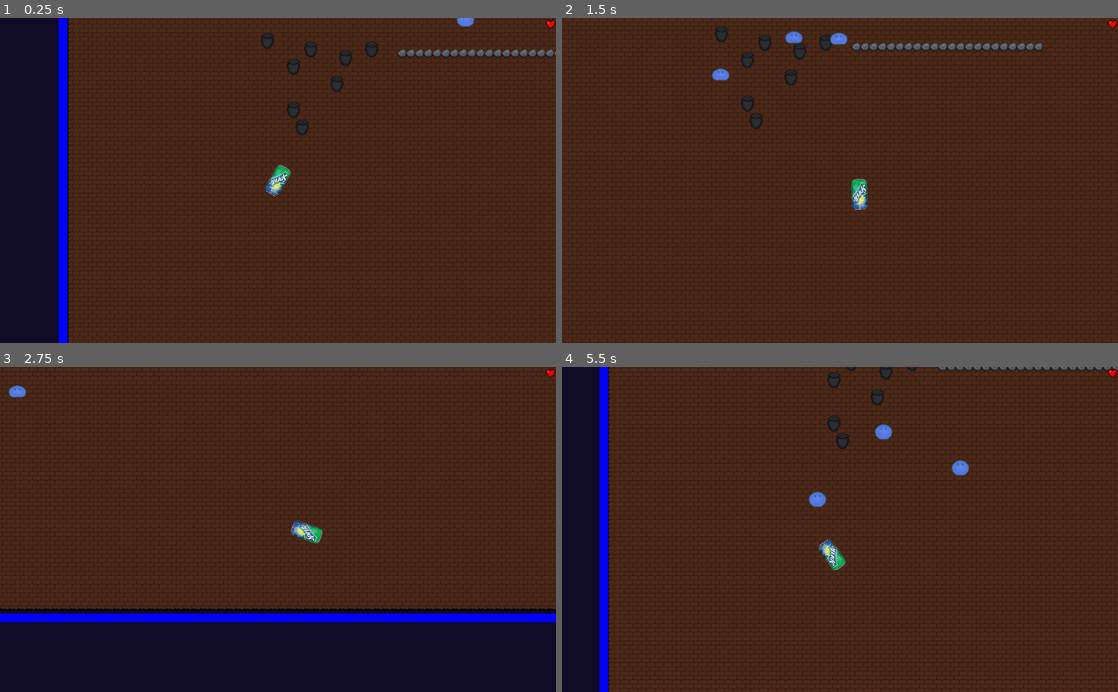
Above: before the commit, frames 1-4 (two rows, left to right).
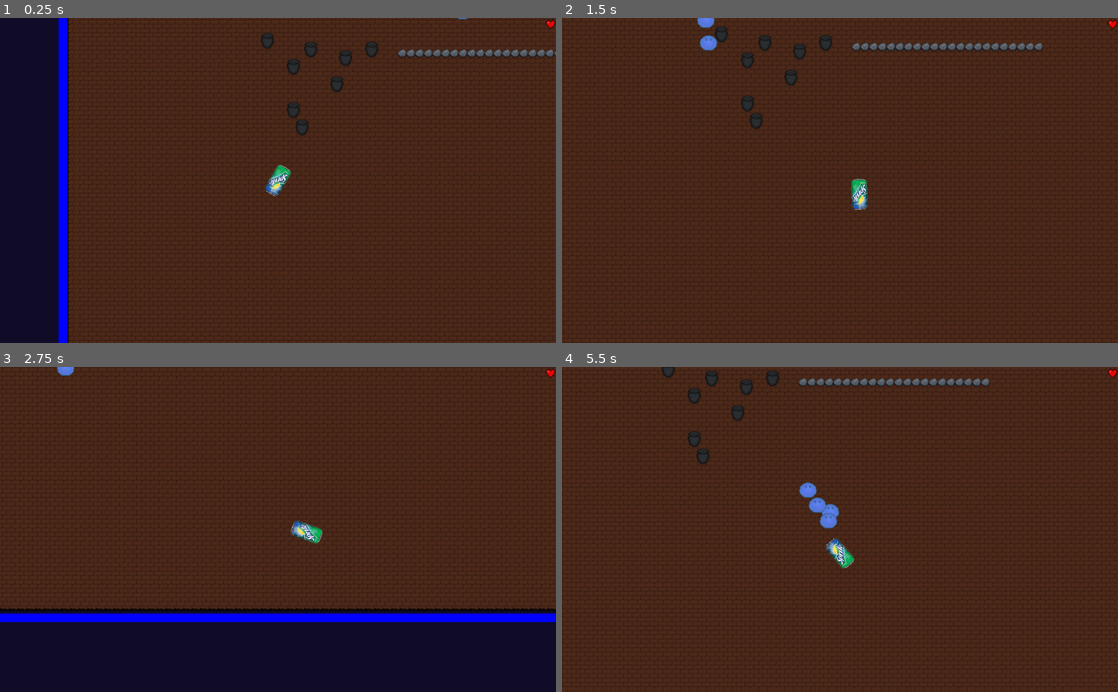
Above: after the commit, the same moments.

Repository: damejan/programowanie-gier
Game: Godot game, scene res://Levels/TestLevel.tscn
Two runs of this game, one before a commit and one after it. Both use one fixed random seed, a clock stepped at 60 frames per second and the inputs below.
Inputs (mouse positions are in pixels of both pictures, inside the frame that each line leads up to):
- Up to frame 1 (0.25 s): no input
- Up to frame 2 (1.5 s): move the mouse to (962, 164) at 0.52 s; hold D (player_right) 0.53-1.28 s; move the mouse to (728, 196) at 1.27 s; hold S (player_down) from 1.28 s (still down)
- Up to frame 3 (2.75 s): move the mouse to (333, 458) at 2.02 s; release S (player_down) at 2.03 s; hold D (player_right) from 2.03 s (still down)
- Up to frame 4 (5.5 s): move the mouse to (812, 594) at 2.77 s; release D (player_right) at 2.78 s; hold W (player_up) 2.78-3.53 s; move the mouse to (1006, 578) at 3.52 s; hold A (player_left) 3.53-5.03 s; move the mouse to (673, 480) at 4.27 s; move the mouse to (867, 529) at 5.02 s; hold S (player_down) from 5.03 s (still down)

The runs differ from the first frame. In frame 1, less than 0.1% of the frame differs, in the area x 82-86%, y 0-3%; in frame 2, 0.5%; in frame 3, 0.2%; in frame 4, 13%, in the area x 0-100%, y 0-100%.

Commit message:
changes in slime AI

Diff:
--- a/src/Characters/Enemies/Slime.gd
+++ b/src/Characters/Enemies/Slime.gd
@@ -23,21 +23,24 @@
 
 		#print("(", int(path[0].x), ",", int(path[0].y), "), (", int(position.x),",", int(position.y), ")", player_in_pov)
 		#print(path, path.size())
+		#print(motion, path[0])
+		print(self.name, path)
 
-		if path[0].x - position.x < 5 and path[0].y - position.y < 5:
+		if path[0].x - position.x < 2 and path[0].y - position.y < 2:
 			#print("(", int(path[0].x), ",", int(position.x), "), (", int(path[0].y),",", int(position.y), ")", player_in_pov)
 			#print(path)
 			path.remove(0)
 
-	if is_on_wall():
-		#print("test")
-		make_path()
 
-	if player_in_pov and path.size() == 0:
+#	if is_on_wall():
+#		#print("test")
+#		make_path()
+
+	if player_in_pov and path.size() < 2:
 		make_path()
 
 func make_path():
-	path = navigation.get_simple_path(position, player.position, false)
+	path = navigation.get_simple_path(position, player.position, true)
 	path.remove(0)
 
 func _on_POV_body_entered(body):
@@ -51,18 +54,22 @@
 
 func _on_POV_body_exited(body):
 	player_in_pov = false
-	if path.size() < 1:
-		path = [];
+	path = [];
 
 
 func _on_Player_move():
-	if player_in_pov and path.size() < 2:
+	if player_in_pov:
 		#print("test")
 		make_path()
 
 
 func _on_HitBox_body_entered(body):
+	print(body.name)
 	if body.name == "Player":
 		Global.hurt_player()
-	if body is KinematicBody2D:
+	elif body.name == "TileMapItems":
+		path.insert(0, Vector2(-position.x, -position.y))
+		make_path()
 		pass
+	elif body is KinematicBody2D:
+		make_path()
--- a/src/Characters/Enemies/Slime.tscn
+++ b/src/Characters/Enemies/Slime.tscn
@@ -41,7 +41,6 @@
 
 [node name="Sprite" type="AnimatedSprite" parent="."]
 frames = SubResource( 1 )
-frame = 7
 playing = true
 
 [node name="CollisionShape2D" type="CollisionShape2D" parent="."]
--- a/src/Levels/TestLevel.tscn
+++ b/src/Levels/TestLevel.tscn
@@ -93,8 +93,8 @@
 } ]
 1/z_index = 0
 
-[sub_resource type="ConvexPolygonShape2D" id=11]
-points = PoolVector2Array( 18.4896, 2.98505, 25.8542, 5.11692, 27.0171, 11.5125, 27.5985, 16.7453, 23.5285, 26.4356, 17.7143, 30.8932, 11.5125, 30.118, 5.11691, 18.8772, 6.27975, 7.83021, 12.6754, 2.59743 )
+[sub_resource type="ConvexPolygonShape2D" id=16]
+points = PoolVector2Array( 11.3995, 30.3764, 4.67008, 18.8018, 4.93925, 5.88138, 26.8771, 5.88138, 27.4154, 17.7251, 21.0898, 30.511 )
 
 [sub_resource type="ConvexPolygonShape2D" id=12]
 points = PoolVector2Array( 13.1489, 1.02508, 15.8622, 9.35876, 12.7613, 13.8163, 4.23383, 13.4287, 0.163895, 7.22689, 6.1719, 1.21888 )
@@ -110,14 +110,14 @@
 0/navigation_offset = Vector2( 0, 0 )
 0/shape_offset = Vector2( 0, 0 )
 0/shape_transform = Transform2D( 1, 0, 0, 1, 0, 0 )
-0/shape = SubResource( 11 )
+0/shape = SubResource( 16 )
 0/shape_one_way = false
 0/shape_one_way_margin = 1.0
 0/shapes = [ {
 "autotile_coord": Vector2( 0, 0 ),
 "one_way": false,
 "one_way_margin": 1.0,
-"shape": SubResource( 11 ),
+"shape": SubResource( 16 ),
 "shape_transform": Transform2D( 1, 0, 0, 1, 0, 0 )
 } ]
 0/z_index = 0
@@ -144,9 +144,9 @@
 1/z_index = 0
 
 [sub_resource type="NavigationPolygon" id=14]
-vertices = PoolVector2Array( -557.248, 562.388, -113.97, 87.7443, 50.1207, -47.9036, 399.849, -49.9059, 742.681, 563.948, 399.849, -67.2588, 741.392, -584.302, 12.0777, -51.9082, -48.6575, 2.15286, -555.909, -586.364, 41.4442, -65.924, 28.0958, -70.5959, 5.40353, -85.2792, -140.191, 95.985, -162.665, 45.7917, -27.9675, -73.2656, -53.9969, -65.924, -94.7095, -71.9308, -118.069, -85.2792, -149.181, 31.5577, -199.494, -57.9149, -140.761, -64.5891, -175.467, -61.252, -180.139, -93.9556, -84.6982, -53.9104, -209.506, -102.632, -40.6485, -37.2249, -20.6259, -41.8969, -71.3498, 21.508, -98.0949, 5.61958, -135.696, 36.0527, -119.254, -5.73937, -141.429, -15.8675, -164.789, -32.553 )
-polygons = [ PoolIntArray( 0, 1, 2, 3, 4 ), PoolIntArray( 3, 5, 6, 4 ), PoolIntArray( 7, 2, 1, 8 ), PoolIntArray( 9, 6, 5, 10, 11, 12 ), PoolIntArray( 13, 1, 0 ), PoolIntArray( 13, 0, 9, 14 ), PoolIntArray( 9, 12, 15, 16, 17, 18 ), PoolIntArray( 19, 14, 9, 20 ), PoolIntArray( 21, 22, 23 ), PoolIntArray( 16, 24, 17 ), PoolIntArray( 9, 18, 21, 23 ), PoolIntArray( 9, 23, 25 ), PoolIntArray( 8, 26, 27 ), PoolIntArray( 8, 27, 7 ), PoolIntArray( 28, 8, 1 ), PoolIntArray( 29, 28, 1, 30, 31 ), PoolIntArray( 31, 30, 19, 32 ), PoolIntArray( 33, 32, 19 ), PoolIntArray( 20, 33, 19 ), PoolIntArray( 9, 25, 20 ) ]
-outlines = [ PoolVector2Array( -555.909, -586.364, -557.248, 562.388, 742.681, 563.948, 741.392, -584.302 ), PoolVector2Array( -162.665, 45.7917, -140.191, 95.985, -113.97, 87.7443, -135.696, 36.0527, -149.181, 31.5577 ), PoolVector2Array( 399.849, -67.2588, 399.849, -49.9059, 50.1207, -47.9036, 12.0777, -51.9082, -20.6259, -41.8969, -40.6485, -37.2249, -48.6575, 2.15286, -71.3498, 21.508, -98.0949, 5.61958, -119.254, -5.73937, -141.429, -15.8675, -164.789, -32.553, -199.494, -57.9149, -209.506, -102.632, -180.139, -93.9556, -175.467, -61.252, -140.761, -64.5891, -118.069, -85.2792, -94.7095, -71.9308, -84.6982, -53.9104, -53.9969, -65.924, -27.9675, -73.2656, 5.40353, -85.2792, 28.0958, -70.5959, 41.4442, -65.924 ) ]
+vertices = PoolVector2Array( -557.248, 562.388, -101.076, 93.5026, 50.1207, -47.9036, 414.987, -41.0487, 742.681, 563.948, 741.392, -584.302, 413.987, -72.0487, 13.3445, -49.4015, -40.4238, 11.1285, -555.909, -586.364, 41.4442, -65.924, 28.0958, -70.5959, 5.40353, -85.2792, -29.2134, -78.6605, -56.8313, -71.5333, -78.0379, -75.117, -92.0218, -75.7651, -118.069, -85.2792, -141.109, -84.1272, -162.466, -91.4688, -177.548, -99.8193, -226.495, -99.5512, -221.444, -63.3518, -138.422, 105.157, -176.687, -27.0642, -154.587, -5.33878, -174.709, 44.5024, -152.418, 28.0147, -122.112, 0.860729, -128.777, 30.8493, -98.0949, 5.61958, -68.708, 26.3313, -37.4941, -34.5364, -20.6259, -41.8969 )
+polygons = [ PoolIntArray( 0, 1, 2, 3, 4 ), PoolIntArray( 5, 4, 3, 6 ), PoolIntArray( 7, 2, 1, 8 ), PoolIntArray( 9, 5, 6, 10, 11, 12 ), PoolIntArray( 9, 12, 13 ), PoolIntArray( 9, 13, 14, 15 ), PoolIntArray( 9, 15, 16, 17 ), PoolIntArray( 9, 17, 18, 19, 20 ), PoolIntArray( 9, 20, 21 ), PoolIntArray( 0, 9, 21, 22 ), PoolIntArray( 23, 1, 0 ), PoolIntArray( 0, 22, 24, 25, 26 ), PoolIntArray( 26, 23, 0 ), PoolIntArray( 27, 26, 25, 28 ), PoolIntArray( 29, 27, 28, 30, 31 ), PoolIntArray( 1, 29, 31 ), PoolIntArray( 8, 32, 33, 7 ), PoolIntArray( 1, 31, 8 ) ]
+outlines = [ PoolVector2Array( -555.909, -586.364, -557.248, 562.388, 742.681, 563.948, 741.392, -584.302 ), PoolVector2Array( -174.709, 44.5024, -138.422, 105.157, -101.076, 93.5026, -128.777, 30.8493, -152.418, 28.0147 ), PoolVector2Array( 413.987, -72.0487, 414.987, -41.0487, 50.1207, -47.9036, 13.3445, -49.4015, -20.6259, -41.8969, -37.4941, -34.5364, -40.4238, 11.1285, -68.708, 26.3313, -98.0949, 5.61958, -122.112, 0.860729, -154.587, -5.33878, -176.687, -27.0642, -221.444, -63.3518, -226.495, -99.5512, -177.548, -99.8193, -162.466, -91.4688, -141.109, -84.1272, -118.069, -85.2792, -92.0218, -75.7651, -78.0379, -75.117, -56.8313, -71.5333, -29.2134, -78.6605, 5.40353, -85.2792, 28.0958, -70.5959, 41.4442, -65.924 ) ]
 
 [node name="TestLevel" type="Node2D"]
 position = Vector2( 0, -2.24493 )
@@ -166,10 +166,10 @@
 tile_data = PoolIntArray( -327693, 0, 0, -262152, 0, 0, -262145, 0, 0, -196612, 0, 0, -262141, 1, 0, -262140, 1, 0, -26 …(350 unchanged characters)…
 
 [node name="Navigation2D" type="Navigation2D" parent="."]
-visible = false
+light_mask = -2147483647
 
 [node name="NavigationPolygonInstance" type="NavigationPolygonInstance" parent="Navigation2D"]
-position = Vector2( 2.01306, 0.79364 )
+position = Vector2( 3.3479, -0.541199 )
 navpoly = SubResource( 14 )
 
 [node name="Player" parent="." instance=ExtResource( 3 )]
@@ -182,10 +182,13 @@
 position = Vector2( 202.233, -130.815 )
 
 [node name="Slime2" parent="Enemies" instance=ExtResource( 5 )]
-position = Vector2( 88.2325, -214.815 )
+position = Vector2( -26.8696, -188.091 )
 
 [node name="Slime3" parent="Enemies" instance=ExtResource( 5 )]
-position = Vector2( -94.7675, -194.815 )
+position = Vector2( -122.907, -244.443 )
+
+[node name="Slime4" parent="Enemies" instance=ExtResource( 5 )]
+position = Vector2( 77.8988, -257.936 )
 
 [node name="HUD_GUI" parent="." instance=ExtResource( 6 )]
 [connection signal="move" from="Player" to="Enemies/Slime" method="_on_Player_move"]
